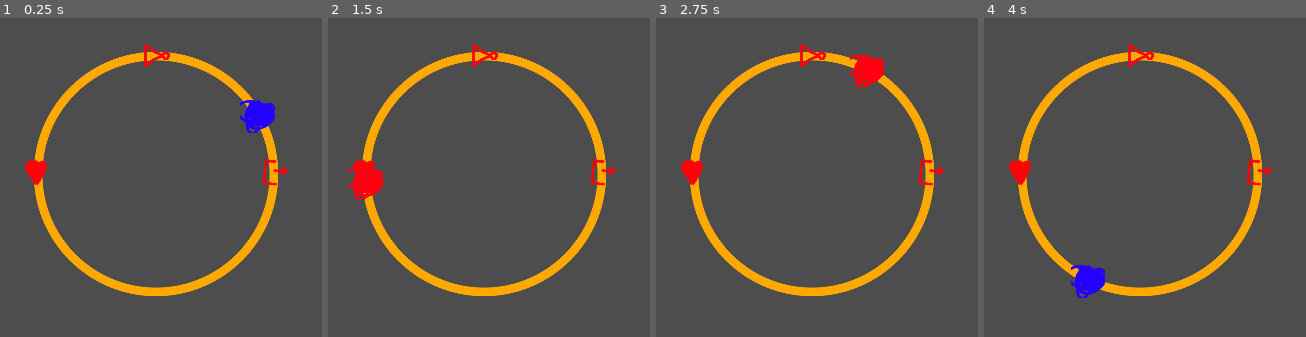
Above: before the commit, frames 1-4 (left to right).
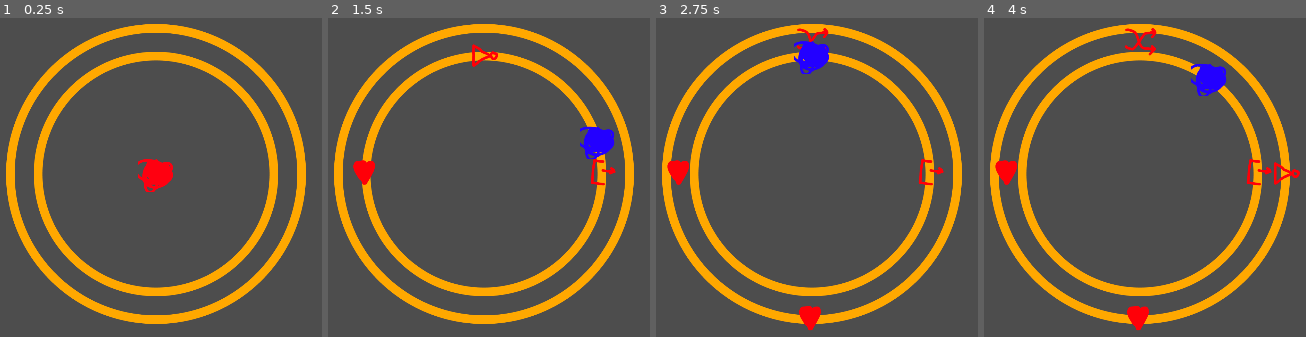
Above: after the commit, the same moments.

Repository: triangle-int/logi-charm
Game: Godot game, scene res://scenes/game.tscn
Two runs of this game, one before a commit and one after it. Both use one fixed random seed, a clock stepped at 60 frames per second and the inputs below.
Inputs (mouse positions are in pixels of both pictures, inside the frame that each line leads up to):
- Up to frame 1 (0.25 s): no input
- Up to frame 2 (1.5 s): tap Enter (ui_accept) at 0.5, 1.35 s; move the mouse to (outside the picture) at 0.52 s; hold Enter (ui_accept) 0.53-1.28 s; tap Tab (ui_focus_next) at 0.6 s; move the mouse to (outside the picture) at 1.27 s
- Up to frame 3 (2.75 s): tap Enter (ui_accept) at 1.52, 1.82 s; tap Tab (ui_focus_next) at 1.55, 2.1 s; move the mouse to (891, 75) at 2.02 s; hold Enter (ui_accept) from 2.03 s (still down)
- Up to frame 4 (4 s): move the mouse to (1099, 263) at 2.77 s; release Enter (ui_accept) at 2.78 s; tap Tab (ui_focus_next) at 2.85 s; tap Enter (ui_accept) at 3.02, 3.32 s; move the mouse to (outside the picture) at 3.52 s; hold Enter (ui_accept) from 3.53 s (still down)

The runs differ from the first frame. In frame 1, 10% of the frame differs, in the area x 1-96%, y 1-96%; in frame 2, 9.5%; in frame 3, 11%; in frame 4, 11%, in the area x 1-99%, y 1-99%.

Commit message:
Created game node

Diff:
--- a/scenes/game.tscn
+++ b/scenes/game.tscn
@@ -1,11 +1,16 @@
-[gd_scene load_steps=7 format=3 uid="uid://bgiov8vdeao7u"]
+[gd_scene load_steps=12 format=3 uid="uid://bgiov8vdeao7u"]
 
 [ext_resource type="Texture2D" uid="uid://skuhewxd3ubq" path="res://sprites/rings/ring_1.png" id="1_i4p3y"]
 [ext_resource type="Script" path="res://scripts/radiuses.gd" id="1_nei7h"]
 [ext_resource type="PackedScene" uid="uid://b60ca387m477t" path="res://scenes/pointer.tscn" id="1_vpf3b"]
+[ext_resource type="Script" path="res://scripts/game.gd" id="1_wymu5"]
 [ext_resource type="Texture2D" uid="uid://c0248cft72o8a" path="res://sprites/rings/ring_2.png" id="2_68dsl"]
+[ext_resource type="PackedScene" uid="uid://cunwq4ykl2eh7" path="res://scenes/levels/level_2.tscn" id="3_3wdw4"]
 [ext_resource type="Texture2D" uid="uid://dvr68x74iehxd" path="res://sprites/rings/ring_3.png" id="3_b6fgw"]
+[ext_resource type="PackedScene" uid="uid://cclit4kwl4q0v" path="res://scenes/levels/level_3.tscn" id="4_v01tm"]
+[ext_resource type="PackedScene" uid="uid://c67v7icd6c5bf" path="res://scenes/levels/level_4.tscn" id="5_tvtas"]
 [ext_resource type="PackedScene" uid="uid://dg4tgewsq1sgl" path="res://scenes/levels/level_1.tscn" id="6_c5xlk"]
+[ext_resource type="PackedScene" uid="uid://bh4b8f62lmwkd" path="res://scenes/levels/level_5.tscn" id="6_qo8vu"]
 
 [node name="Game" type="Node2D"]
 
@@ -13,24 +18,25 @@
 
 [node name="Center" type="Node2D" parent="."]
 
-[node name="Rings" type="Node" parent="Center"]
+[node name="Game" type="Node" parent="Center"]
+script = ExtResource("1_wymu5")
+levels = Array[PackedScene]([ExtResource("6_c5xlk"), ExtResource("3_3wdw4"), ExtResource("4_v01tm"), ExtResource("5_tvtas"), ExtResource("6_qo8vu")])
+
+[node name="Rings" type="Node" parent="Center/Game"]
 script = ExtResource("1_nei7h")
 radiuses = Array[float]([169.75, 209.75, 249.75])
 
-[node name="Ring1" type="Sprite2D" parent="Center/Rings"]
+[node name="Ring1" type="Sprite2D" parent="Center/Game/Rings"]
 scale = Vector2(0.5, 0.5)
 texture = ExtResource("3_b6fgw")
 
-[node name="Ring2" type="Sprite2D" parent="Center/Rings"]
-visible = false
+[node name="Ring2" type="Sprite2D" parent="Center/Game/Rings"]
 scale = Vector2(0.5, 0.5)
 texture = ExtResource("2_68dsl")
 
-[node name="Ring3" type="Sprite2D" parent="Center/Rings"]
+[node name="Ring3" type="Sprite2D" parent="Center/Game/Rings"]
 visible = false
 scale = Vector2(0.5, 0.5)
 texture = ExtResource("1_i4p3y")
 
-[node name="Pointer" parent="Center" instance=ExtResource("1_vpf3b")]
-
-[node name="Level" parent="Center" instance=ExtResource("6_c5xlk")]
+[node name="Pointer" parent="Center/Game" instance=ExtResource("1_vpf3b")]
--- a/scenes/levels/level_1.tscn
+++ b/scenes/levels/level_1.tscn
@@ -9,14 +9,10 @@
 script = ExtResource("1_rpdq7")
 
 [node name="InitComponent" parent="." instance=ExtResource("2_j3qwm")]
-position = Vector2(169.75, 0)
 
 [node name="NotComponent" parent="." instance=ExtResource("4_mtiev")]
-position = Vector2(-70.6409, -154.353)
 angle = 1.571
-width = 2
 
 [node name="EndComponent" parent="." instance=ExtResource("6_rsbyf")]
-position = Vector2(-110.956, 128.467)
 activation_seq = Array[bool]([true, false])
 angle = 3.142
--- a/scenes/levels/level_2.tscn
+++ b/scenes/levels/level_2.tscn
@@ -9,19 +9,14 @@
 script = ExtResource("1_8w3dc")
 
 [node name="InitComponent" parent="." instance=ExtResource("2_h8s2h")]
-position = Vector2(169.75, 0)
 
 [node name="EndComponent1" parent="." instance=ExtResource("4_fuhvq")]
-position = Vector2(-110.956, 128.467)
 activation_seq = Array[bool]([false, true])
 angle = 1.571
 
 [node name="NotComponent" parent="." instance=ExtResource("3_icyh5")]
-position = Vector2(-70.6409, -154.353)
 angle = 3.142
-width = 2
 
 [node name="EndComponent2" parent="." instance=ExtResource("4_fuhvq")]
-position = Vector2(-110.956, 128.467)
 activation_seq = Array[bool]([true, false])
 angle = 4.712
--- a/scenes/levels/level_3.tscn
+++ b/scenes/levels/level_3.tscn
@@ -9,21 +9,17 @@
 script = ExtResource("1_0sjrs")
 
 [node name="InitComponent" parent="." instance=ExtResource("2_e5p53")]
-position = Vector2(169.75, 0)
 
 [node name="SwapComponent" parent="." instance=ExtResource("3_im6mh")]
-position = Vector2(87, 114)
 angle = 1.571
 width = 2
 
 [node name="EndComponent1" parent="." instance=ExtResource("3_w2ujn")]
-position = Vector2(-110.956, 128.467)
 activation_seq = Array[bool]([false, false])
 angle = 3.142
 width = 2
 
 [node name="EndComponent2" parent="." instance=ExtResource("3_w2ujn")]
-position = Vector2(-110.956, 128.467)
 activation_seq = Array[bool]([false])
 angle = 4.712
 attached_to = 1
--- a/scenes/levels/level_4.tscn
+++ b/scenes/levels/level_4.tscn
@@ -10,25 +10,20 @@
 script = ExtResource("1_4devw")
 
 [node name="InitComponent" parent="." instance=ExtResource("2_iqlfy")]
-position = Vector2(169.75, 0)
 
 [node name="SwapComponent" parent="." instance=ExtResource("3_8am1i")]
-position = Vector2(87, 114)
 angle = 1.571
 width = 2
 
 [node name="EndComponent1" parent="." instance=ExtResource("4_ar3e4")]
-position = Vector2(-110.956, 128.467)
 activation_seq = Array[bool]([false, true])
 angle = 3.142
 width = 2
 
 [node name="EndComponent2" parent="." instance=ExtResource("4_ar3e4")]
-position = Vector2(-110.956, 128.467)
 activation_seq = Array[bool]([false])
 angle = 4.712
 attached_to = 1
 
 [node name="NotComponent" parent="." instance=ExtResource("5_7qqsc")]
-position = Vector2(87, 114)
 attached_to = 1
--- a/scenes/levels/level_5.tscn
+++ b/scenes/levels/level_5.tscn
@@ -11,25 +11,20 @@
 script = ExtResource("1_nqsay")
 
 [node name="InitComponent" parent="." instance=ExtResource("2_q8jex")]
-position = Vector2(169.75, 0)
 start_high = true
 
 [node name="NotComponent" parent="." instance=ExtResource("5_a1tyy")]
-position = Vector2(106, 88)
 attached_to = 1
 
 [node name="AndComponent" parent="." instance=ExtResource("3_yjn1v")]
-position = Vector2(106, 88)
 angle = 1.571
 width = 2
 
 [node name="SwapComponent" parent="." instance=ExtResource("3_bsf21")]
-position = Vector2(87, 114)
 angle = 3.142
 width = 2
 
 [node name="EndComponent" parent="." instance=ExtResource("4_pw25l")]
-position = Vector2(-110.956, 128.467)
 activation_seq = Array[bool]([false, true, true])
 angle = 4.712
 width = 2
--- a/scripts/components/init_component.gd
+++ b/scripts/components/init_component.gd
@@ -3,8 +3,7 @@
 @export var start_index: int
 @export var start_high: bool
 
-@onready var level: Level = $".."
-
 func _ready():
-	await level.components_attached
-	send_signal(start_index, start_high)
+	ComponentsSignals.simulation_started.connect(
+		func(): send_signal(start_index, start_high)
+	)
--- /dev/null
+++ b/scripts/game.gd
@@ -0,0 +1,31 @@
+extends Node
+
+@export var levels: Array[PackedScene]
+
+var current_level: Level = null
+var current_index: int = -1
+
+@onready var radiuses = $Rings
+
+# For debugging
+func _input(event: InputEvent):
+	if event.is_action_pressed("ui_accept"):
+		if ComponentsSignals.is_simulating:
+			ComponentsSignals.stop_simulation()
+		else:
+			ComponentsSignals.start_simulation()
+
+	if event.is_action_released("ui_focus_next"):
+		load_level((current_index + 1) % len(levels))
+
+func load_level(index: int):
+	ComponentsSignals.stop_simulation()
+	ComponentsSignals.detach_all_components()
+
+	if current_level != null:
+		current_level.queue_free()
+
+	current_index = index
+	current_level = levels[index].instantiate() as Level
+	add_child(current_level)
+	current_level.start_level(radiuses)
--- a/scripts/level.gd
+++ b/scripts/level.gd
@@ -1,21 +1,16 @@
-@tool
 class_name Level
 
 extends Node
 
-signal components_attached
 signal game_over
 
 var end_count = 0
 var activated_count = 0
+var radiuses: Radiuses
 
-@onready var rings = $"../Rings"
-
-func _ready():
+func start_level(rings_radiuses: Radiuses):
+	radiuses = rings_radiuses
 	update_components_positions()
-
-	if Engine.is_editor_hint():
-		return
 
 	for child in get_children():
 		assert(child is BaseComponent)
@@ -25,12 +20,6 @@
 			end_count += 1
 			child.activated.connect(on_end_activated)
 
-	components_attached.emit()
-
-func _process(_delta: float):
-	if Engine.is_editor_hint():
-		update_components_positions()
-
 func on_end_activated():
 	activated_count += 1
 
@@ -39,10 +28,11 @@
 		game_over.emit()
 
 func update_components_positions():
-	if rings == null:
-		return
+	for child in get_children():
+		var distances =\
+			range(child.attached_to, child.attached_to + child.width)\
+			.map(func(i): return radiuses.radiuses[i])
 
-	for child in get_children():
-		var distance = rings.radiuses[child.attached_to]
+		var distance = distances.reduce(func(a, b): return a + b, 0) / len(distances)
 		var angle = child.angle
 		child.position = Vector2(cos(angle), -sin(angle)) * distance
--- a/scripts/radiuses.gd
+++ b/scripts/radiuses.gd
@@ -1,3 +1,5 @@
+class_name Radiuses
+
 extends Node
 
 @export var radiuses: Array[float]
--- a/scripts/signal_manager.gd
+++ b/scripts/signal_manager.gd
@@ -3,12 +3,29 @@
 extends Node
 
 signal signal_out(index: int, high: bool, angle_start: float, angle_end: float)
+signal simulation_started
 
 const SLEEP_DURATION = 0.75
 
 var components: Array[BaseComponent] = []
+var timers: Array[Timer] = []
+var is_simulating = false
+
+func start_simulation():
+	is_simulating = true
+	simulation_started.emit()
+
+func stop_simulation():
+	for timer in timers:
+		timer.stop()
+
+	timers = []
+	is_simulating = false
 
 func send_signal(index: int, high: bool, from: BaseComponent):
+	if not is_simulating:
+		return
+
 	var next_angle = TAU
 	var next: BaseComponent = null
 
@@ -27,9 +44,22 @@
 				next = comp
 
 	signal_out.emit(index, high, from.angle, next.angle)
-	get_tree().create_timer(SLEEP_DURATION).timeout.connect(
-		next.receive_signal.bind(index, high)
+
+	var timer = Timer.new()
+	timer.wait_time = SLEEP_DURATION
+	timer.one_shot = true
+	timer.timeout.connect(
+		func ():
+			timers.remove_at(timers.find(timer))
+			next.receive_signal(index, high)
 	)
+
+	add_child(timer)
+	timers.append(timer)
+	timer.start()
 
 func attach_component(component: BaseComponent):
 	components.append(component)
+
+func detach_all_components():
+	components = []
